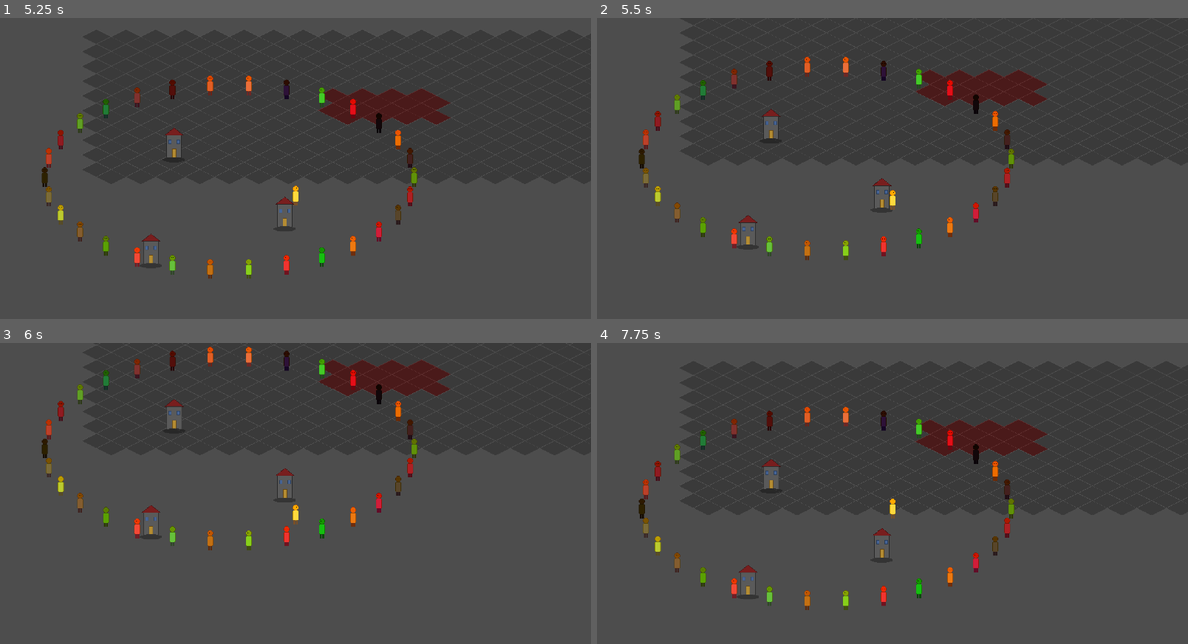
Above: before the commit, frames 1-4 (two rows, left to right).
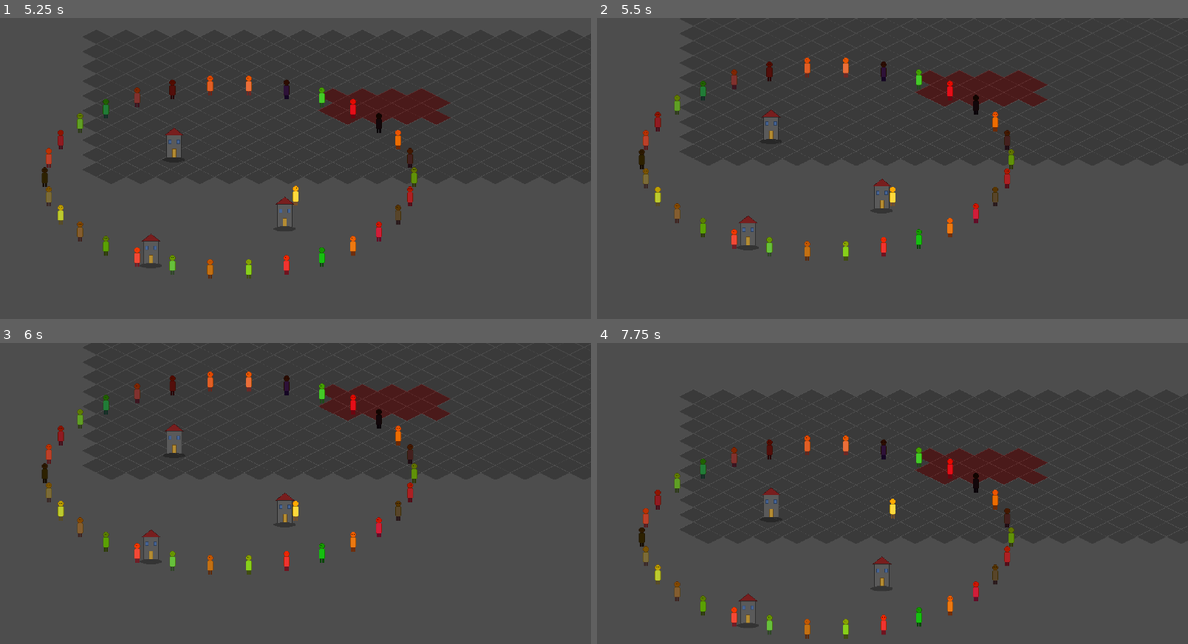
Above: after the commit, the same moments.

Repository: duancang8-ui/My-Game
Game: Godot game, scene res://src/scenes/world/test_world.tscn
Two runs of this game, one before a commit and one after it. Both use one fixed random seed, a clock stepped at 60 frames per second and the inputs below.
Inputs (mouse positions are in pixels of both pictures, inside the frame that each line leads up to):
- Up to frame 1 (5.25 s): tap Enter at 0.5 s; move the mouse to (425, 168) at 0.52 s; hold D (move_right) 0.53-1.25 s; hold Shift 0.53-1.25 s; click (425, 168) at 0.67 s; drag from (177, 201) to (265, 249) at 1.27 s; move the mouse to (354, 111) at 2.02 s; hold D (move_right) 2.03-2.75 s; tap Ctrl at 2.1 s; drag from (265, 249) to (118, 135) at 2.77 s; move the mouse to (472, 234) at 3.52 s; hold A (move_left) 3.53-4.25 s; tap Alt at 3.6 s; drag from (118, 135) to (206, 102) at 4.27 s; move the mouse to (325, 183) at 5.02 s; hold S (move_down) from 5.03 s (still down); hold Shift from 5.03 s (still down); click (325, 183) at 5.17 s
- Up to frame 2 (5.5 s): keep holding S (move_down); keep holding Shift
- Up to frame 3 (6 s): release S (move_down) at 5.75 s; release Shift at 5.75 s; drag from (206, 427) to (177, 526) at 5.77 s
- Up to frame 4 (7.75 s): move the mouse to (1022, 493) at 6.52 s; hold W (move_up) 6.53-7.25 s; tap Ctrl at 6.6 s; drag from (774, 526) to (862, 574) at 7.27 s

Frame 1 is identical in both runs. In frame 2, 1.4% of the frame differs, in the area x 7-100%, y 0-81%; in frame 3, 7.9%; in frame 4, 9.3%, in the area x 7-100%, y 15-99%.

Commit message:
feat: add static collision to buildings (StaticBody2D + RectangleShape2D 36x28 base)
Co-authored-by: Cursor <cursoragent@cursor.com>

Diff:
--- a/src/scenes/world/test_world.tscn
+++ b/src/scenes/world/test_world.tscn
@@ -1,10 +1,13 @@
-[gd_scene load_steps=6 format=3 uid="uid://btestworld1p1"]
+[gd_scene load_steps=7 format=3 uid="uid://btestworld1p1"]
 
 [ext_resource type="TileSet" uid="uid://b3p1plctileset" path="res://src/assets/tiles/iso_tileset_placeholder.tres" id="1_tileset"]
 [ext_resource type="Script" path="res://src/scripts/test/world_builder.gd" id="2_builder"]
 [ext_resource type="PackedScene" uid="uid://bplayerscene1" path="res://src/scenes/player/player.tscn" id="3_player"]
 [ext_resource type="Texture2D" uid="uid://d0medctlufyas" path="res://src/assets/characters/building_placeholder.png" id="4_building"]
 [ext_resource type="Script" path="res://src/scripts/test/spawn_test_npcs.gd" id="5_spawn"]
+
+[sub_resource type="RectangleShape2D" id="RectangleShape2D_building"]
+size = Vector2(36, 28)
 
 [node name="TestWorld" type="Node2D"]
 
@@ -14,17 +17,35 @@
 [node name="YSortContainer" type="Node2D" parent="."]
 y_sort_enabled = true
 
-[node name="Building1" type="Sprite2D" parent="YSortContainer"]
+[node name="Building1" type="StaticBody2D" parent="YSortContainer"]
 position = Vector2(200, 250)
+
+[node name="Sprite" type="Sprite2D" parent="YSortContainer/Building1"]
 texture = ExtResource("4_building")
 
-[node name="Building2" type="Sprite2D" parent="YSortContainer"]
+[node name="Collision" type="CollisionShape2D" parent="YSortContainer/Building1"]
+position = Vector2(0, 26)
+shape = SubResource("RectangleShape2D_building")
+
+[node name="Building2" type="StaticBody2D" parent="YSortContainer"]
 position = Vector2(440, 400)
+
+[node name="Sprite" type="Sprite2D" parent="YSortContainer/Building2"]
 texture = ExtResource("4_building")
 
-[node name="Building3" type="Sprite2D" parent="YSortContainer"]
+[node name="Collision" type="CollisionShape2D" parent="YSortContainer/Building2"]
+position = Vector2(0, 26)
+shape = SubResource("RectangleShape2D_building")
+
+[node name="Building3" type="StaticBody2D" parent="YSortContainer"]
 position = Vector2(150, 480)
+
+[node name="Sprite" type="Sprite2D" parent="YSortContainer/Building3"]
 texture = ExtResource("4_building")
+
+[node name="Collision" type="CollisionShape2D" parent="YSortContainer/Building3"]
+position = Vector2(0, 26)
+shape = SubResource("RectangleShape2D_building")
 
 [node name="Player" parent="YSortContainer" instance=ExtResource("3_player")]
 position = Vector2(320, 320)
